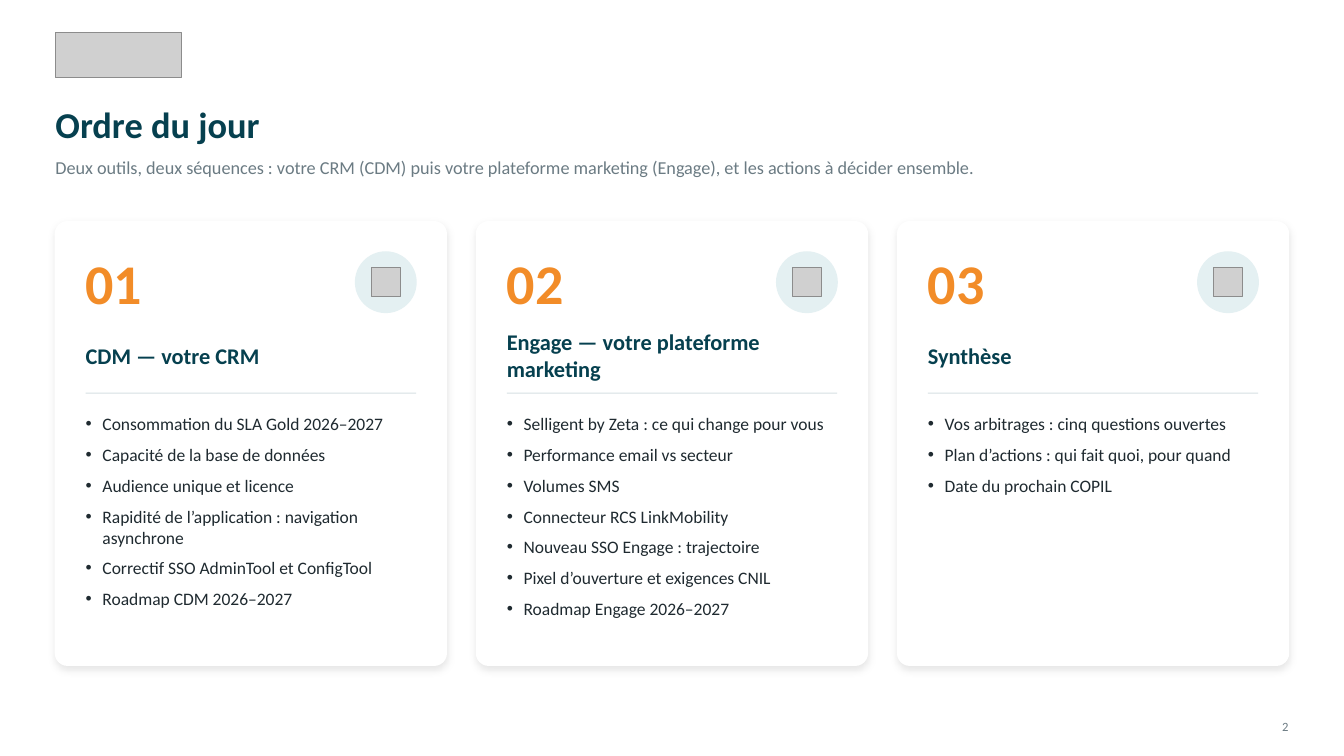
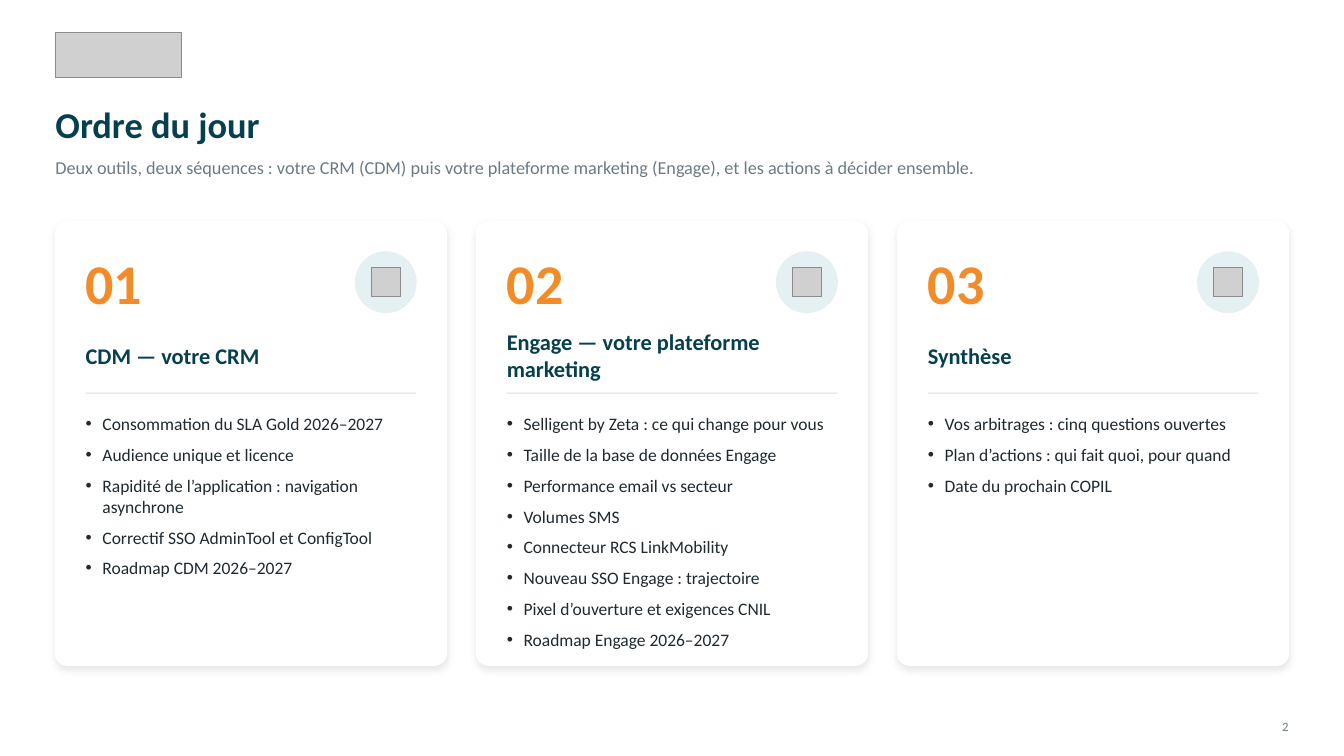
Before and after one commit to UPASCO/IqraQuest, a slide deck: slide 2 of presentations/COPIL_Viasante_2026-09-14/COPIL_Selligent_Mutuelle_Viasante_14092026_v5.pptx. Drawn at 1344x756 pixels with LibreOffice and Linux fonts; fonts in the diff are those of the drawing; grey boxes stand for pictures. Boxes give left, top, right and bottom in pixels: in the first picture for what was removed or moved away, otherwise in the second. Text is boxed around its words. In the diff, an @@ line names an element or a change of style, - is before the commit and + after.

```diff
--- a/presentations/COPIL_Viasante_2026-09-14/COPIL_Selligent_Mutuelle_Viasante_14092026_v5.pptx
+++ b/presentations/COPIL_Viasante_2026-09-14/COPIL_Selligent_Mutuelle_Viasante_14092026_v5.pptx
@@ text at [102, 449, 325, 464]: paragraph removed @@
-• Capacité de la base de données
@@ text at [524, 449, 777, 464]: paragraph added @@
+• Taille de la base de données Engage
```
Also in this commit, not shown: 11 other slides changed, 3 other files.
